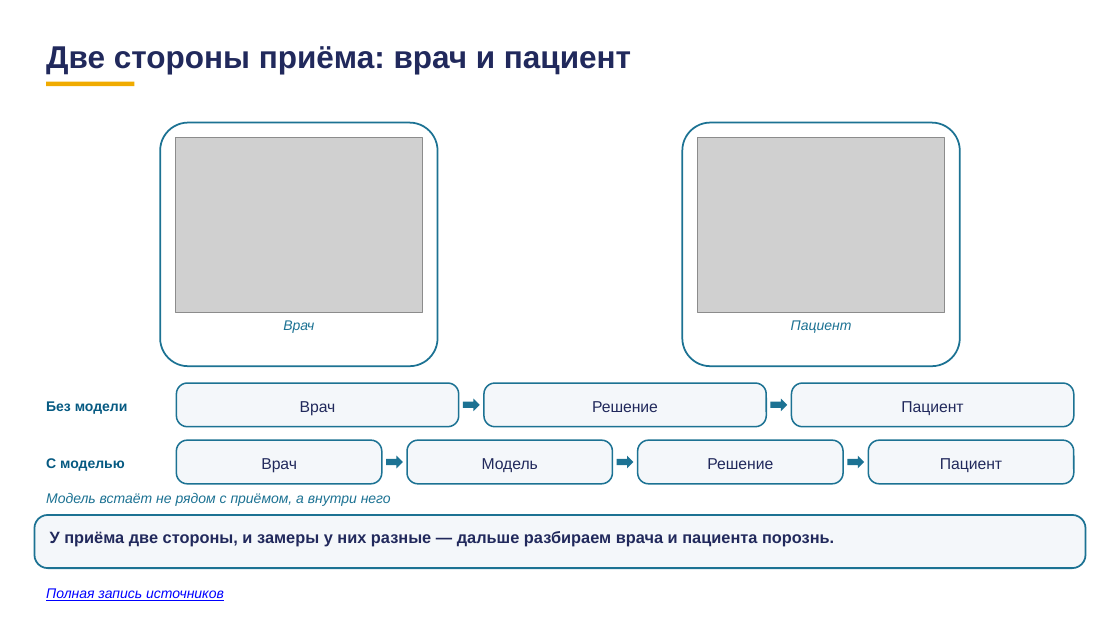
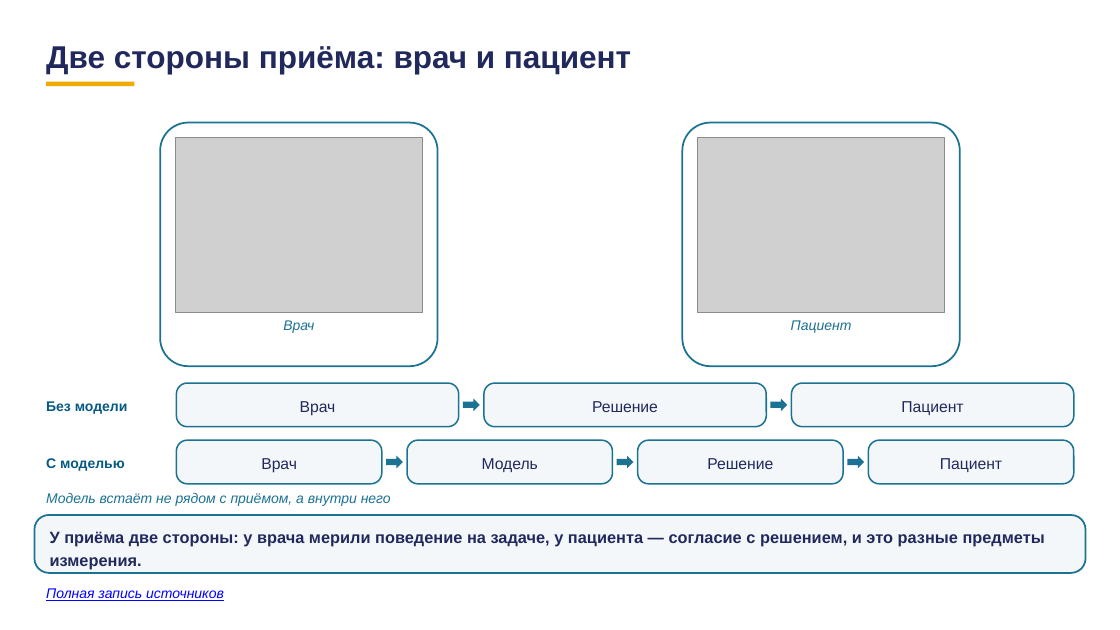
Before and after one commit to tellina-study/AI-usage-lessons, a slide deck: slide 1 of library/lectures/lec-07/rework/deck/tri-kadra-o-cheloveke.pptx. Drawn at 1120x630 pixels with LibreOffice and Linux fonts; fonts in the diff are those of the drawing; grey boxes stand for pictures. Boxes give left, top, right and bottom in pixels: in the first picture for what was removed or moved away, otherwise in the second. Text is boxed around its words. In the diff, an @@ line names an element or a change of style, - is before the commit and + after.

```diff
--- a/library/lectures/lec-07/rework/deck/tri-kadra-o-cheloveke.pptx
+++ b/library/lectures/lec-07/rework/deck/tri-kadra-o-cheloveke.pptx
@@ rounded rectangle: place and size @@
-rounded rectangle at [34, 515, 1086, 568]
+rounded rectangle at [34, 515, 1086, 573]
@@ text at [50, 531, 1045, 570]: text changed @@
-У приёма две стороны, и замеры у них разные — дальше разбираем врача и пациента порознь.
+У приёма две стороны: у врача мерили поведение на задаче, у пациента — согласие с решением, и это разные предметы измерения.
```
Also in this commit, not shown: 2 other slides changed, 2 other files.
